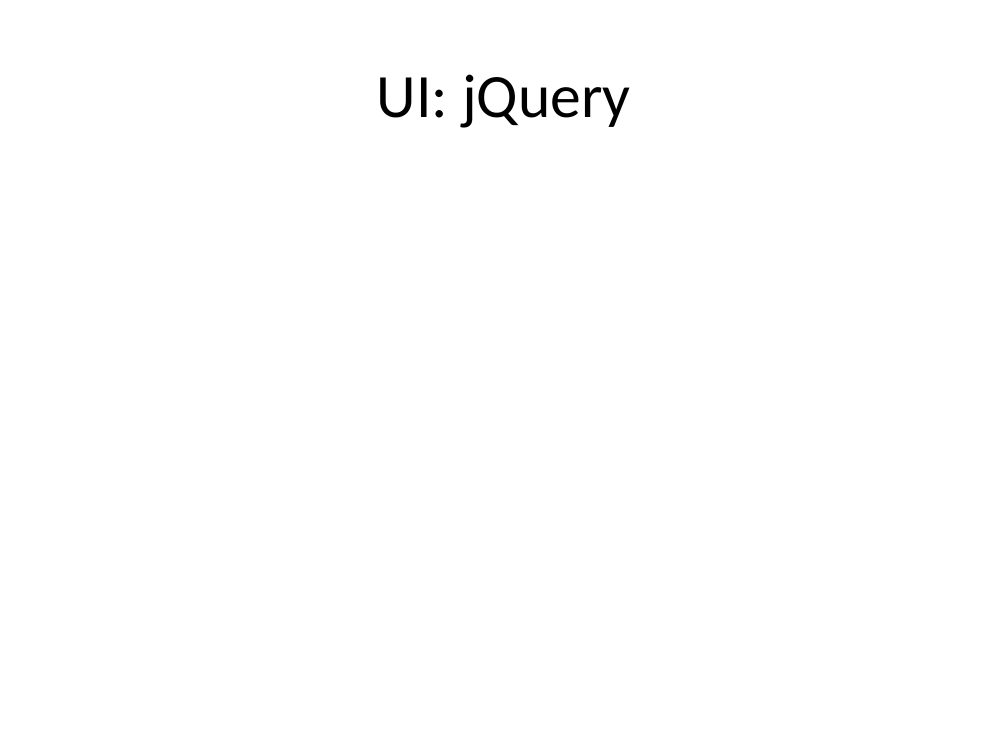
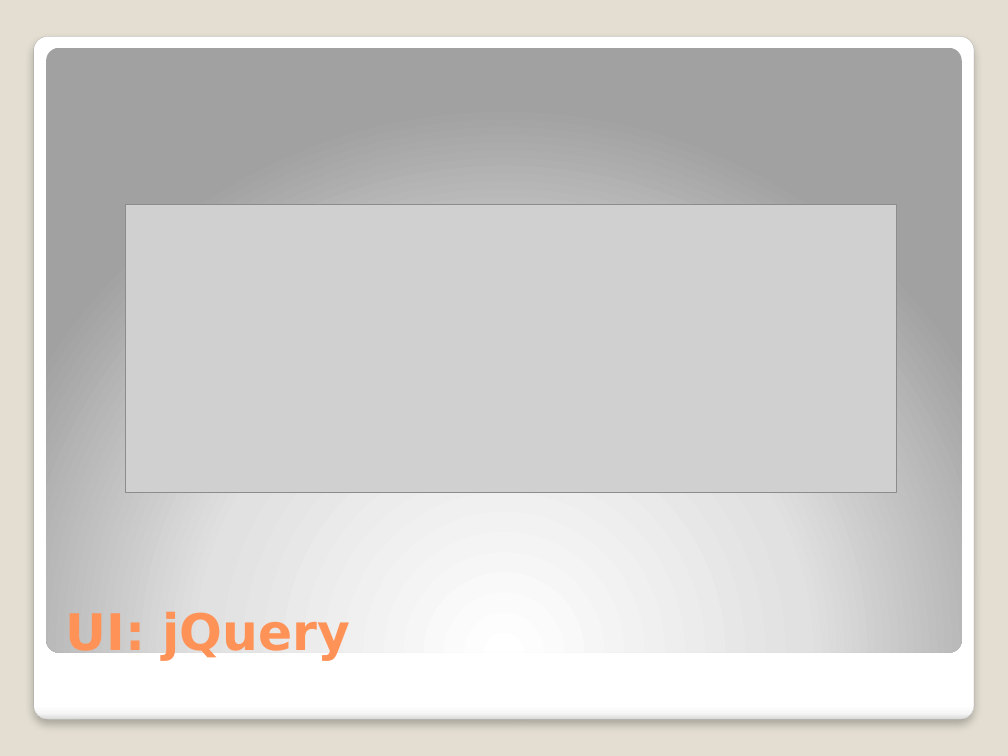
Before and after one commit to michelgrootjans/dkvlessonslearned, a slide deck: slide 3 of slides/Technical Session/Lessons learned.pptx. Drawn at 1008x756 pixels with LibreOffice and Linux fonts; fonts in the diff are those of the drawing; grey boxes stand for pictures. Boxes give left, top, right and bottom in pixels: in the first picture for what was removed or moved away, otherwise in the second. Text is boxed around its words. In the diff, an @@ line names an element or a change of style, - is before the commit and + after.

```diff
--- a/slides/Technical Session/Lessons learned.pptx
+++ b/slides/Technical Session/Lessons learned.pptx
@@ background #FFFFFF to #E3DED1 @@
@@ rounded rectangle added at [33,36,974,720], fill gradient #FFFFFF to #F7F7F7 to #DADADA, outline #A4A4A4 0.16 pt @@
@@ rounded rectangle added at [46,47,962,652], fill gradient #FFFFFF to #E1E1E1 to #A2A2A2 @@
@@ picture added at [126,205,897,492] @@
@@ title "UI: jQuery": place and size @@
-title "UI: jQuery" at [377,74,631,128]
+title "UI: jQuery" at [65,611,351,661]
@@ title "UI: jQuery" at [65,611,351,661]: size 44 to 36 pt, font Calibri to DejaVu Sans, text colour #000000 to #FF9258, bold on; alignment centre to left; vertical alignment middle to bottom @@
```
Also in this commit, not shown: 13 other slides changed, 1 slide added, 2 slides removed, 2 other files.
